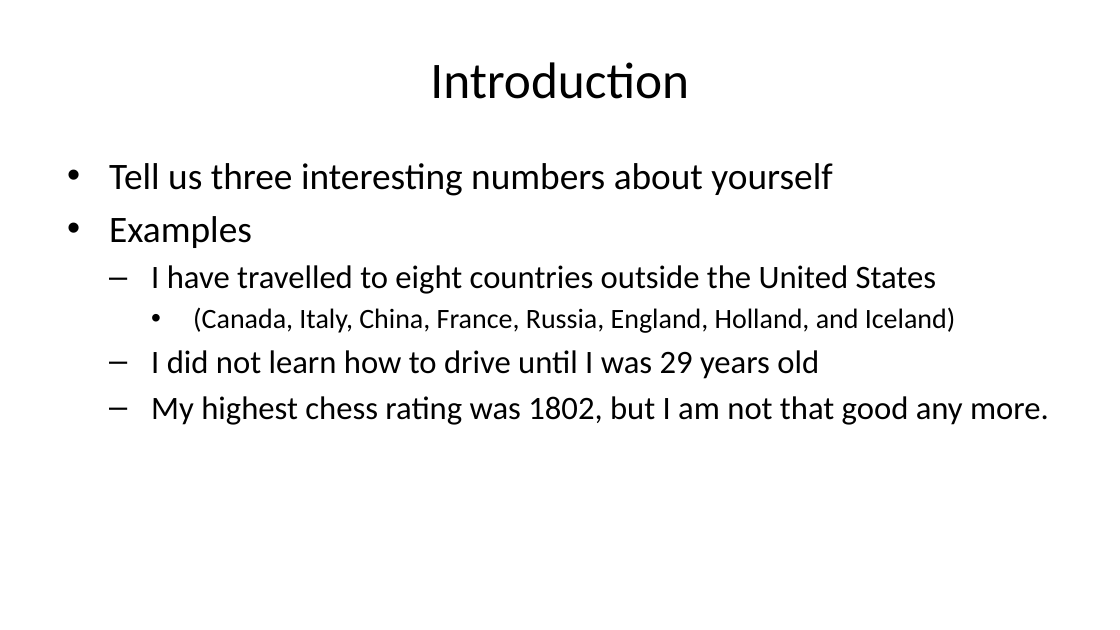
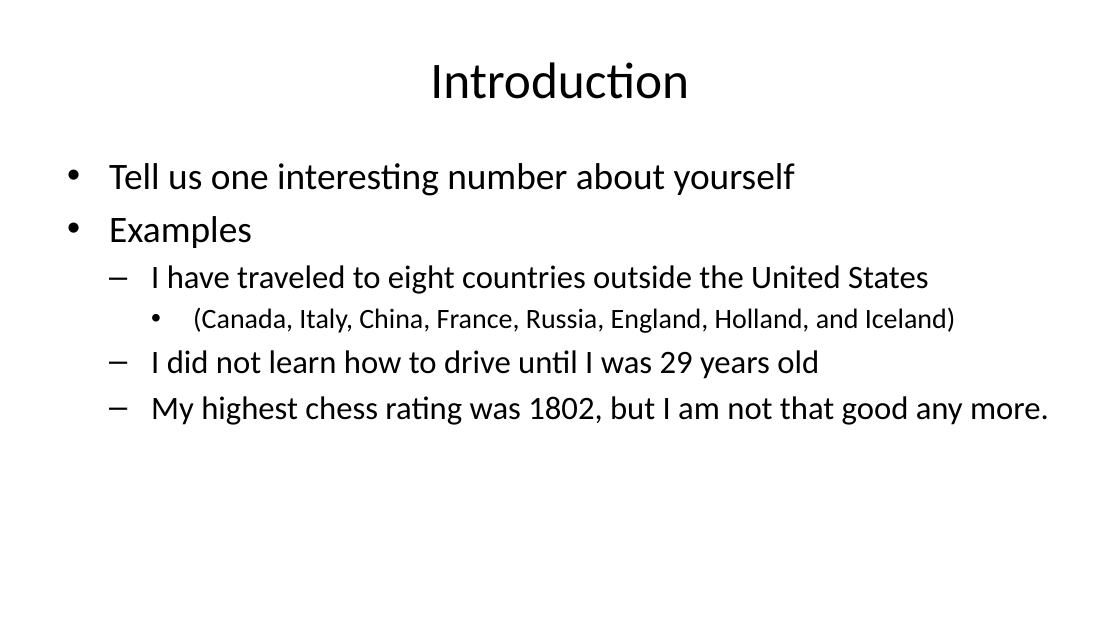
Before and after one commit to pmean/talks, a slide deck: slide 2 of clinical-statistics/day-one.pptx. Drawn at 1120x630 pixels with LibreOffice and Linux fonts; fonts in the diff are those of the drawing. Boxes give left, top, right and bottom in pixels: in the first picture for what was removed or moved away, otherwise in the second. Text is boxed around its words. In the diff, an @@ line names an element or a change of style, - is before the commit and + after.

```diff
--- a/clinical-statistics/day-one.pptx
+++ b/clinical-statistics/day-one.pptx
@@ text at bbox=[109, 163, 795, 196]: text changed @@
-• Tell us three interesting numbers about yourself
+• Tell us one interesting number about yourself
@@ text at bbox=[151, 265, 929, 294]: text changed @@
-  – I have travelled to eight countries outside the United States
+  – I have traveled to eight countries outside the United States
```
Also in this commit, not shown: 8 other slides changed, 34 slides added, 5 slides removed, 22 other files.
